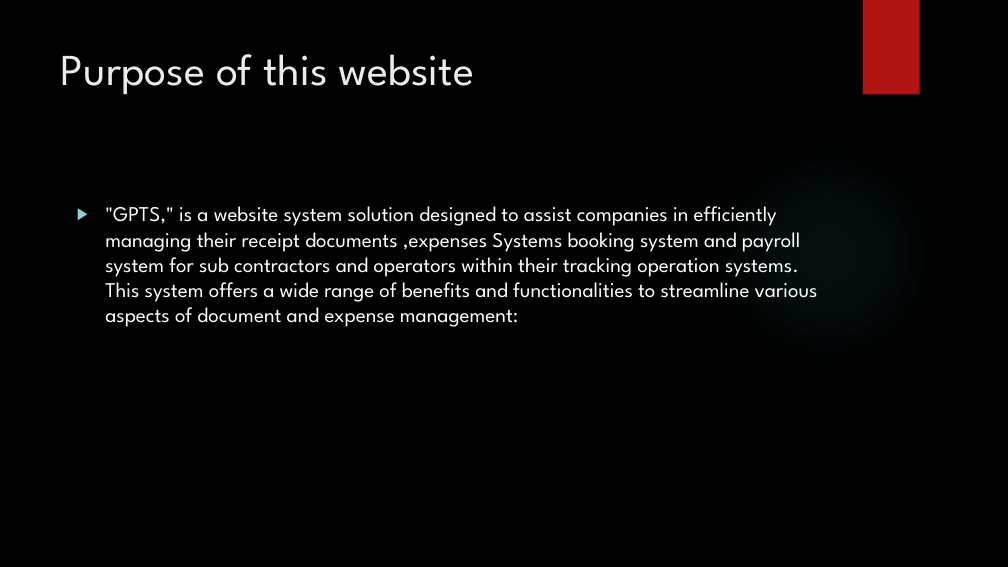
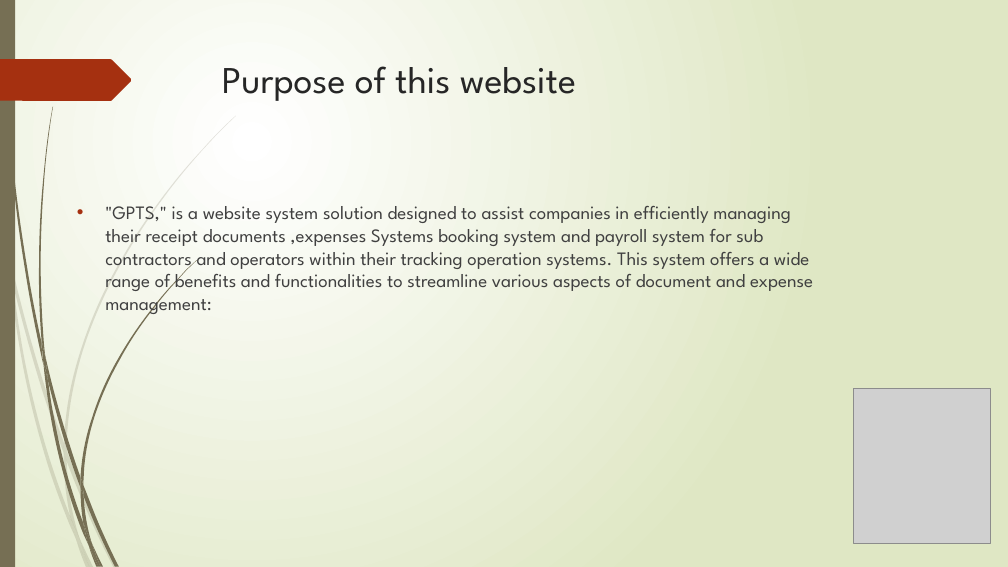
Before and after one commit to Bossfroi/miniproject-1, a slide deck: slide 2 of presentation.pptx. Drawn at 1008x567 pixels with LibreOffice and Linux fonts; fonts in the diff are those of the drawing; grey boxes stand for pictures; background and template pictures are left out. Boxes give left, top, right and bottom in pixels: in the first picture for what was removed or moved away, otherwise in the second. Text is boxed around its words. In the diff, an @@ line names an element or a change of style, - is before the commit and + after.

```diff
--- a/presentation.pptx
+++ b/presentation.pptx
@@ background picture (left out) to gradient #FFFFFF to #DFE8C4 @@
@@ rectangle added at bbox=[0, 0, 15, 567], fill #766F54 @@
@@ rectangle removed at bbox=[863, 0, 920, 95] @@
@@ freeform shape added at bbox=[0, 59, 132, 101], fill #A53010 @@
@@ title "Purpose of this website": place and size @@
-title "Purpose of this website" at bbox=[61, 54, 475, 94]
+title "Purpose of this website" at bbox=[222, 66, 576, 101]
@@ title "Purpose of this website" at bbox=[222, 66, 576, 101]: size 42 to 36 pt, text colour #EBEBEB to #262626 @@
@@ ellipse removed at bbox=[712, 138, 944, 371] @@
@@ text ""GPTS," is a website system ..." at bbox=[105, 206, 813, 317]: size 20 to 18 pt, text colour #FFFFFF to #404040; bullet ▶ to •; bullet colour #8AD0D6 to #A53010 @@
@@ picture added at bbox=[854, 389, 991, 543] @@
@@ group added at bbox=[0, 116, 236, 567]: 10 freeform shapes @@
@@ group added at bbox=[2, 0, 197, 567]: 12 freeform shapes @@
```
Also in this commit, not shown: 2 other slides changed, 1 slide added, 2 other files.
